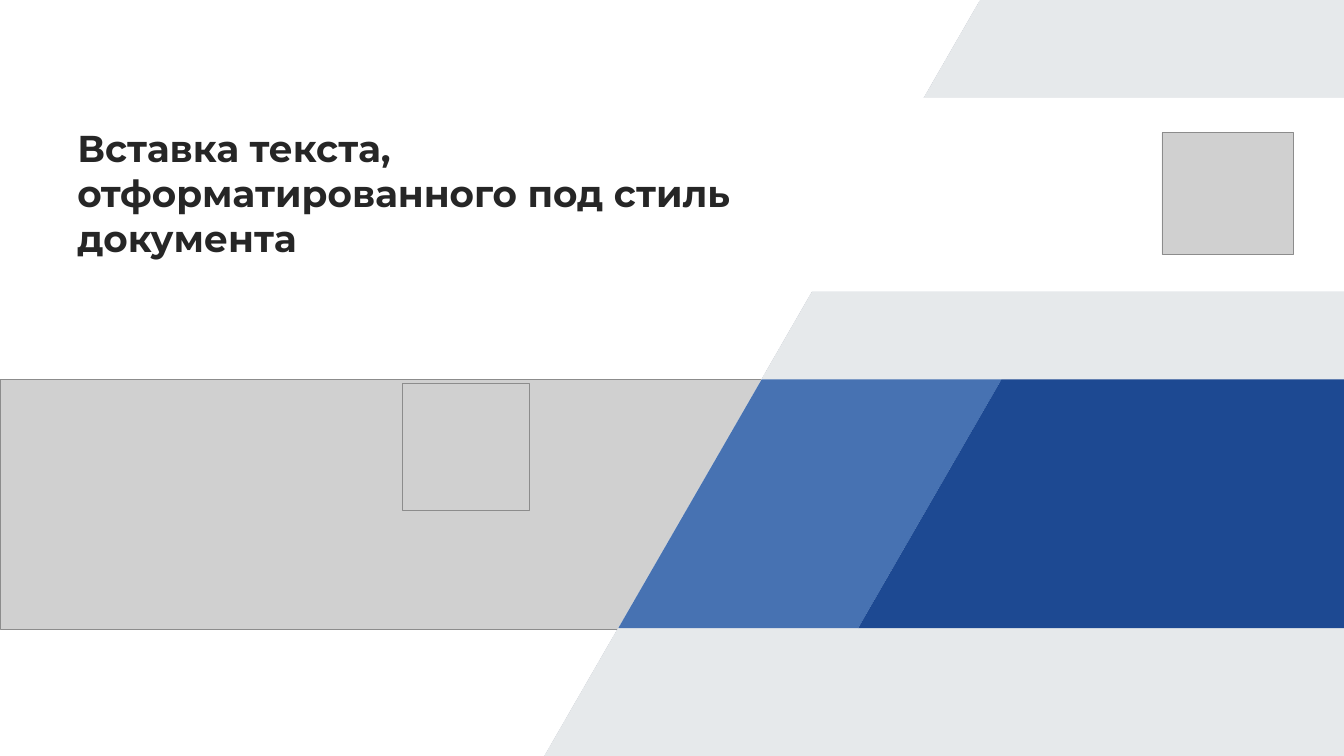
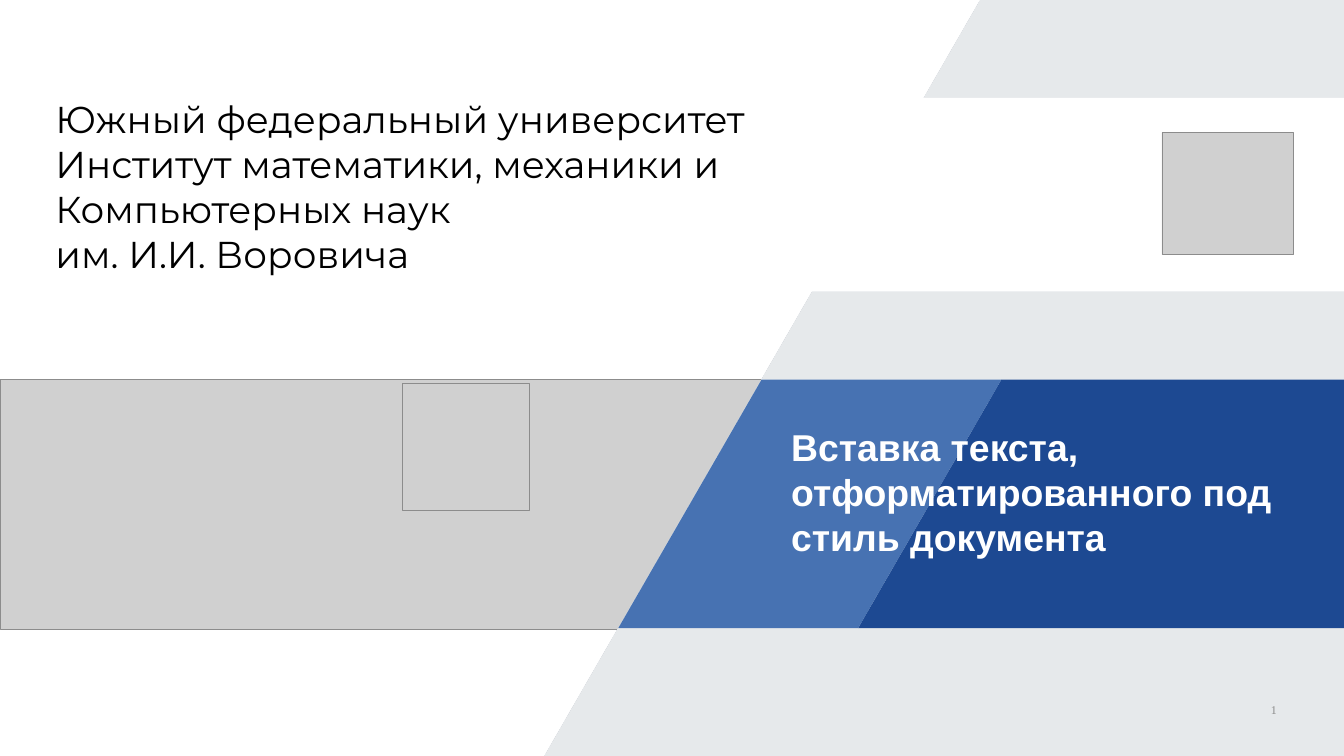
Before and after one commit to 0Sendai/Pmi-project-p2, a slide deck: slide 1 of Вставка текста, отформатированного под стиль документа.pptx. Drawn at 1344x756 pixels with LibreOffice and Linux fonts; fonts in the diff are those of the drawing; grey boxes stand for pictures; background and template pictures are left out. Boxes give left, top, right and bottom in pixels: in the first picture for what was removed or moved away, otherwise in the second. Text is boxed around its words. In the diff, an @@ line names an element or a change of style, - is before the commit and + after.

```diff
--- a/Вставка текста, отформатированного под стиль документа.pptx
+++ b/Вставка текста, отформатированного под стиль документа.pptx
@@ text added at [55,105,745,276], 44 pt, text #000000 @@
+Южный федеральный университет
+Институт математики, механики и
+Компьютерных наук
+им. И.И. Воровича
@@ title "Вставка текста, отформатированного под стиль ...": place and size @@
-title "Вставка текста, отформатированного под стиль ..." at [77,136,730,260]
+title "Вставка текста, отформатированного под стиль ..." at [791,432,1272,558]
@@ title "Вставка текста, отформатированного под стиль ..." at [791,432,1272,558]: font Montserrat to Arial, text colour #262626 to #FFFFFF; line spacing 1 to 1 @@
@@ page number added at [1271,706,1277,714], 14 pt, text #8C8C8C @@
+1
```
Also in this commit, not shown: 2 other slides changed, 5 slides added, 2 slides removed, 1 other file.
